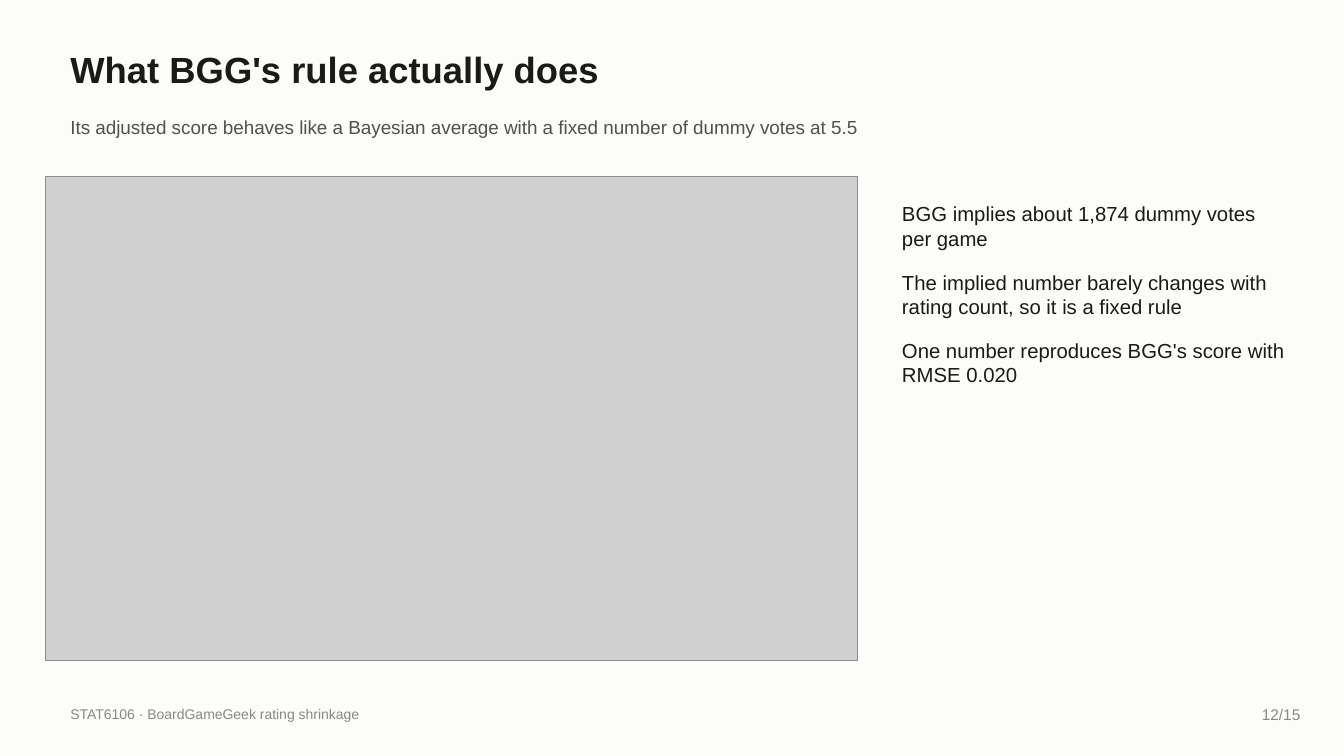
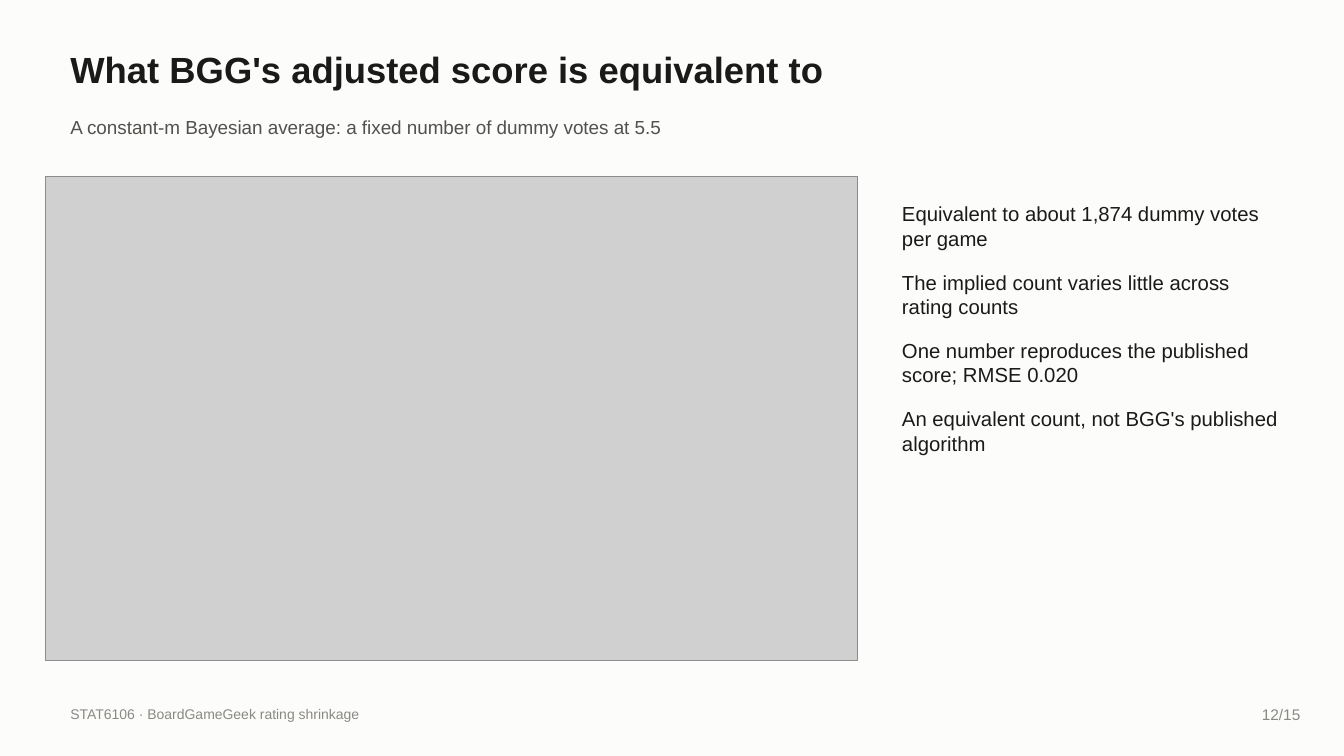
Before and after one commit to iwanttosleeeep/bayesian-boardgame-ratings, a slide deck: slide 12 of slides/Group_deck_draft.pptx. Drawn at 1344x756 pixels with LibreOffice and Linux fonts; fonts in the diff are those of the drawing; grey boxes stand for pictures. Boxes give left, top, right and bottom in pixels: in the first picture for what was removed or moved away, otherwise in the second. Text is boxed around its words. In the diff, an @@ line names an element or a change of style, - is before the commit and + after.

```diff
--- a/slides/Group_deck_draft.pptx
+++ b/slides/Group_deck_draft.pptx
@@ text at (70, 56, 823, 91): text changed @@
-What BGG's rule actually does
+What BGG's adjusted score is equivalent to
@@ text at (70, 120, 661, 138): text changed @@
-Its adjusted score behaves like a Bayesian average with a fixed number of dummy votes at 5.5
+A constant-m Bayesian average: a fixed number of dummy votes at 5.5
@@ text at (902, 206, 1277, 456): text changed @@
-BGG implies about 1,874 dummy votes per game
-The implied number barely changes with rating count, so it is a fixed rule
-One number reproduces BGG's score with RMSE 0.020
+Equivalent to about 1,874 dummy votes per game
+The implied count varies little across rating counts
+One number reproduces the published score; RMSE 0.020
+An equivalent count, not BGG's published algorithm
```
Also in this commit, not shown: 6 other slides changed, 14 other files.
